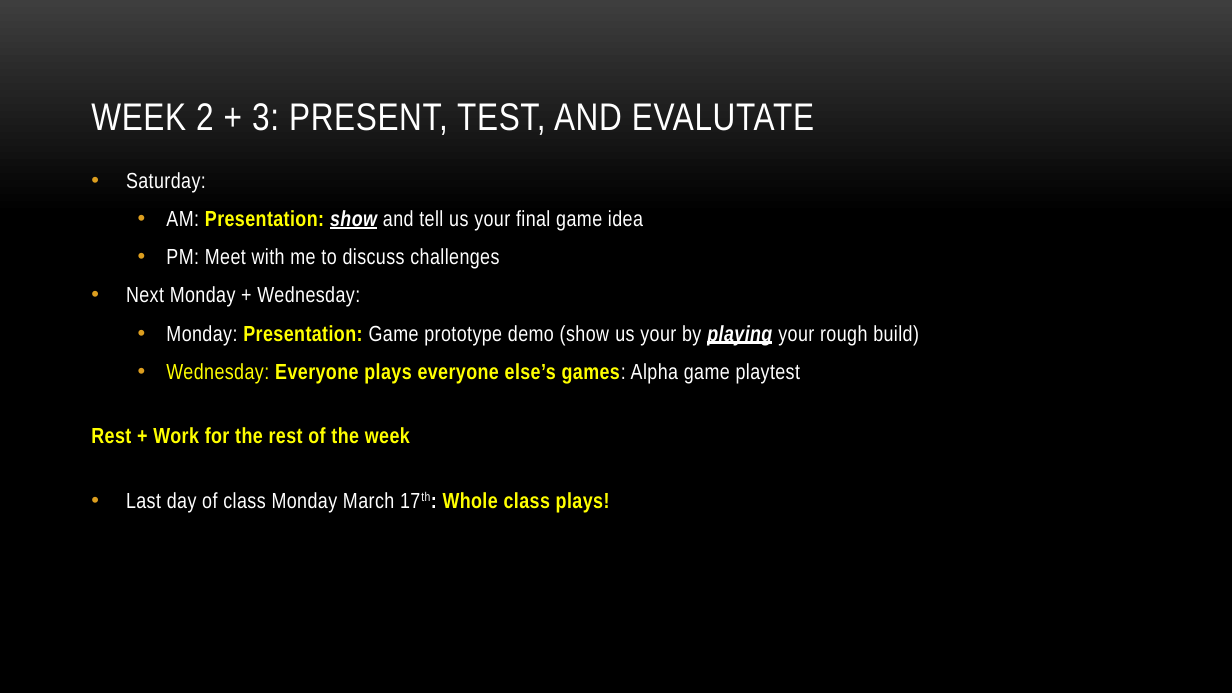
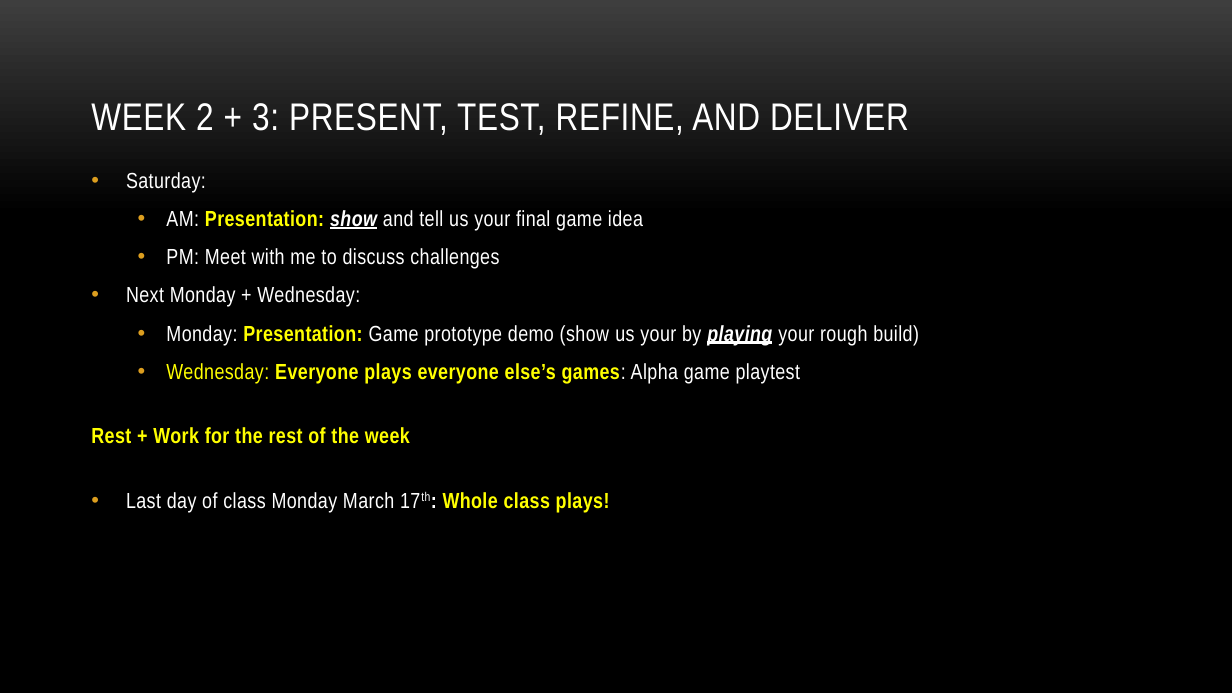
Before and after one commit to myuwbclasses/IntroGameDev-XJTU, a slide deck: slide 13 of PPT/Intro.pptx. Drawn at 1232x693 pixels with LibreOffice and Linux fonts; fonts in the diff are those of the drawing; background and template pictures are left out. Boxes give left, top, right and bottom in pixels: in the first picture for what was removed or moved away, otherwise in the second. Text is boxed around its words. In the diff, an @@ line names an element or a change of style, - is before the commit and + after.

Commit message:
Refine schedule

```diff
--- a/PPT/Intro.pptx
+++ b/PPT/Intro.pptx
@@ title at box(91, 103, 909, 135): text changed @@
-WEEK 2 + 3: PRESENT, TEST, AND EVALUTATE
+WEEK 2 + 3: PRESENT, TEST, REFINE, AND DELIVER
```
Also in this commit, not shown: 1 other slide changed, 2 other files.
